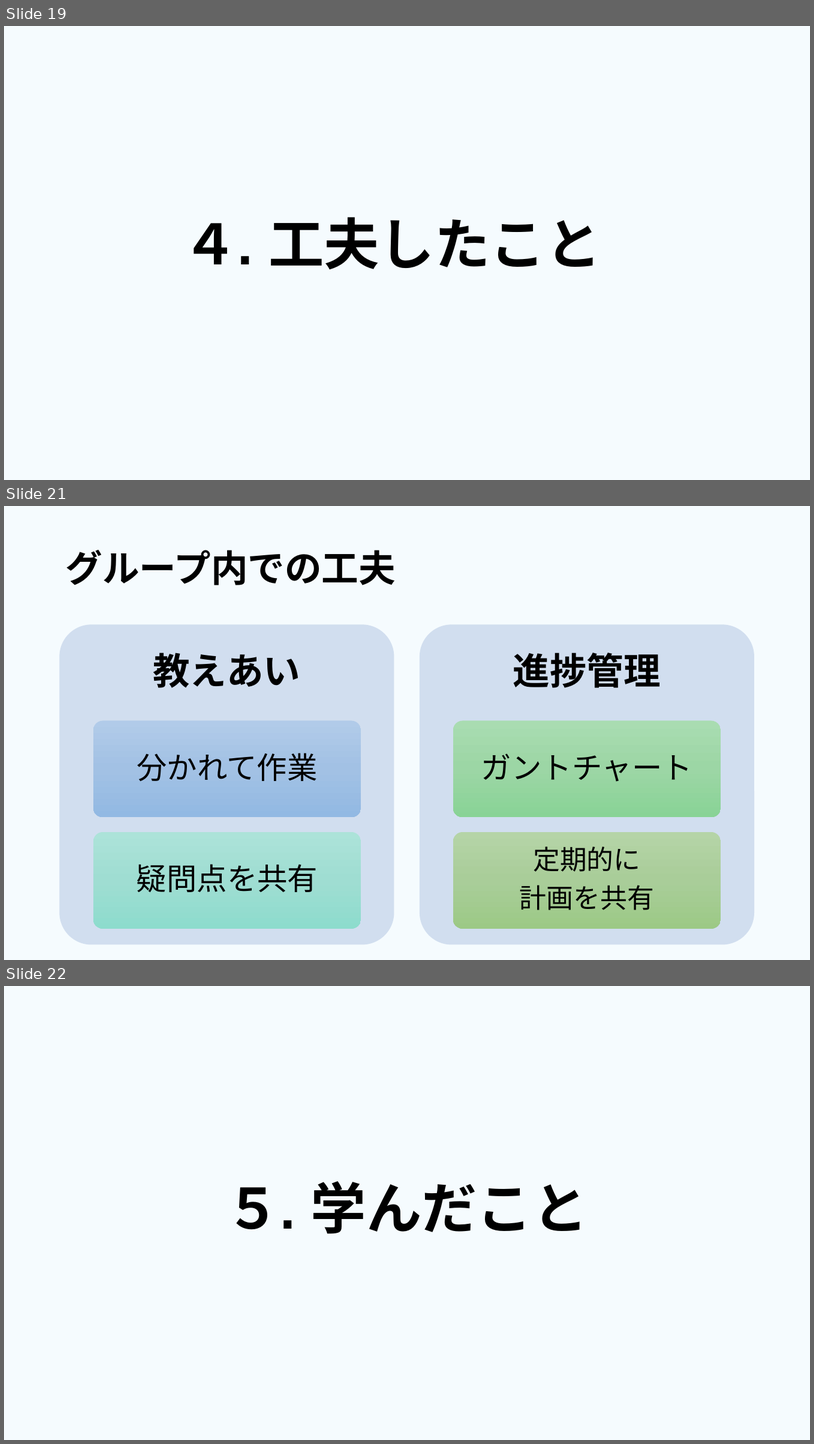
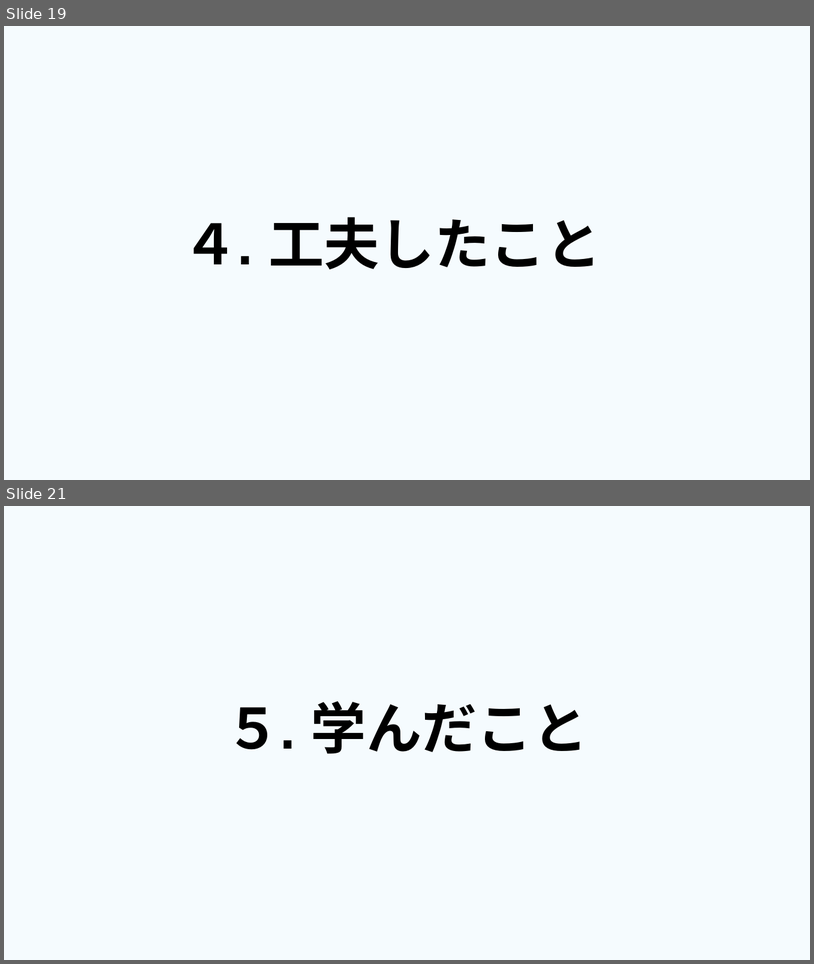
Before and after one commit to dojo2023/E-4, a slide deck: 共有用フォルダー/成果発表.pptx. Shown one above the other, each under a label of ours: slides 19, 21 and 22 before the commit, slides 19 and 21 after it; the slides between them are not shown. The pictures are 814x1444 and 814x964 pixels, drawn with LibreOffice and Linux fonts; fonts in the diff are those of the drawing. Boxes give left, top, right and bottom in pixels: in the first picture for what was removed or moved away, otherwise in the second. Text is boxed around its words. In the diff, an @@ line names an element or a change of style, - is before the commit and + after.

```diff
--- a/共有用フォルダー/成果発表.pptx
+++ b/共有用フォルダー/成果発表.pptx
@@ slide 21 removed at <box>4,506,810,960</box>, background #00B0F0 at 4% opacity @@
@@ title removed at <box>65,550,396,585</box> @@
-グループ内での工夫
@@ group removed at <box>60,625,755,945</box>: 6 rounded rectangles, 6 texts @@
-教えあい
-分かれて作業
-疑問点を共有
-進捗管理
-ガントチャート
-定期的に
-計画を共有
@@ what was slide 22 is now slide 21 @@
```
Also in this commit, not shown: 7 slides changed.
